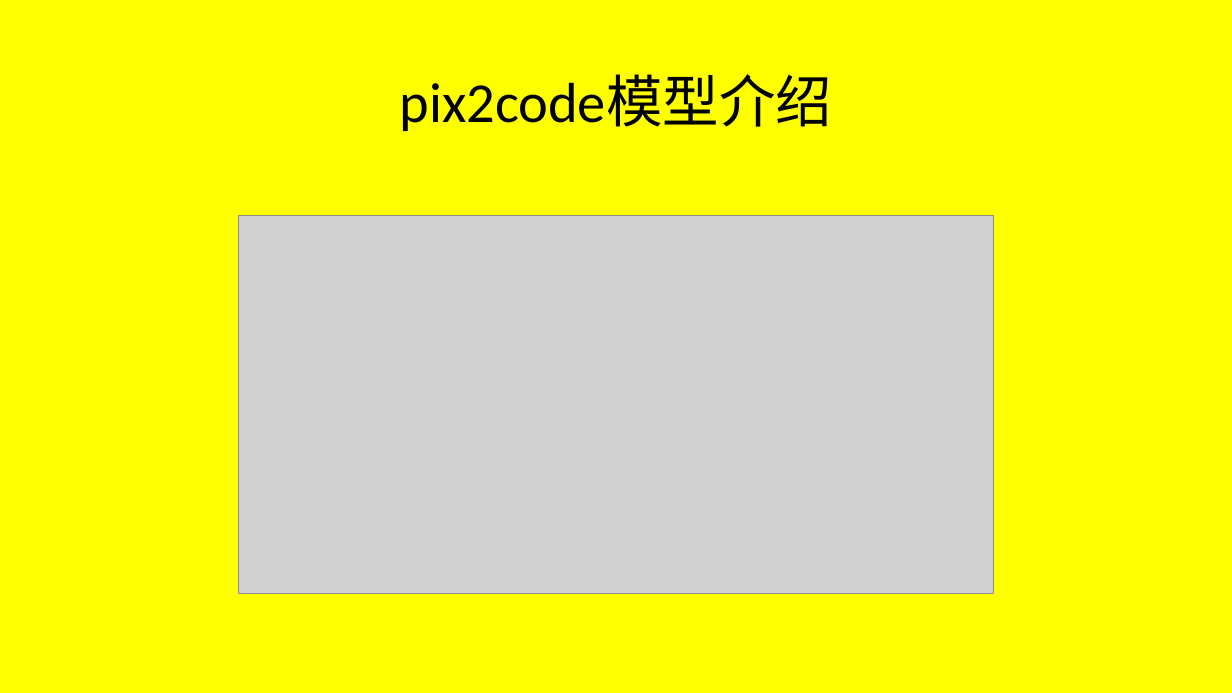
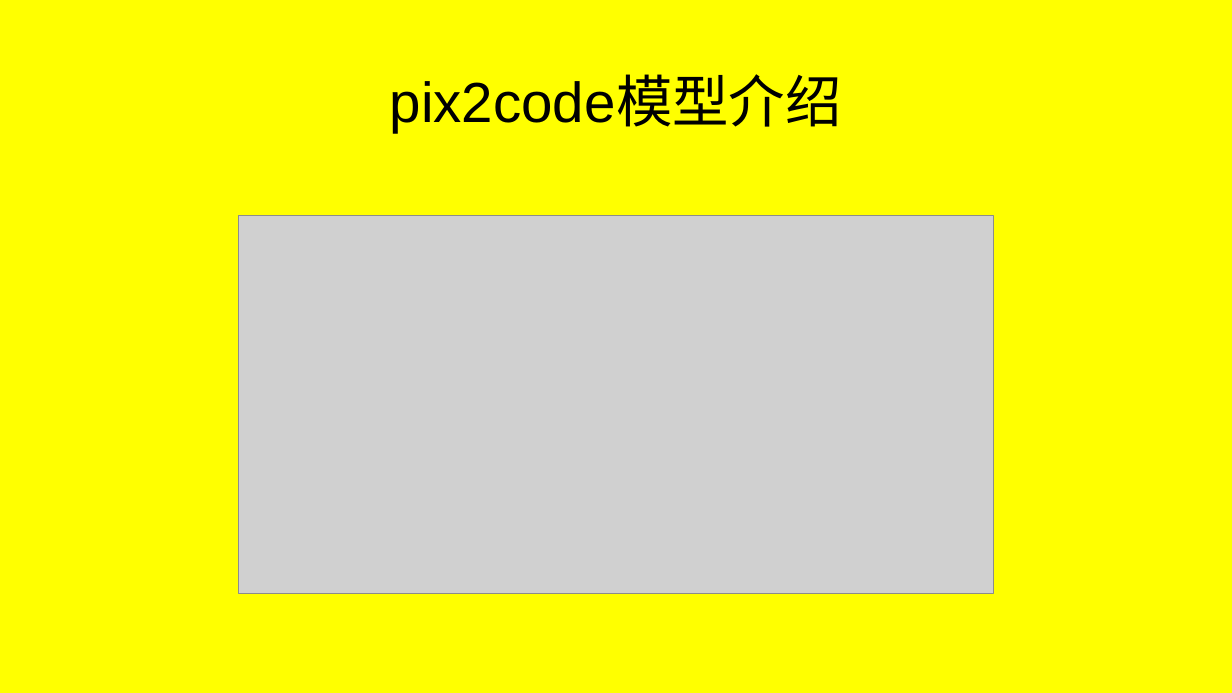
Before and after one commit to JFBabyHorse/learngit-and-BWESE, a slide deck: slide 9 of pix2code学习.pptx (slide 10 before the commit). Drawn at 1232x693 pixels with LibreOffice and Linux fonts; fonts in the diff are those of the drawing; grey boxes stand for pictures. Boxes give left, top, right and bottom in pixels: in the first picture for what was removed or moved away, otherwise in the second. Text is boxed around its words. In the diff, an @@ line names an element or a change of style, - is before the commit and + after.

```diff
--- a/pix2code学习.pptx
+++ b/pix2code学习.pptx
@@ title "pix2code模型介绍" at box(390, 77, 842, 132): font Calibri to Arial @@
```
Also in this commit, not shown: 8 other slides changed, 1 slide removed.
